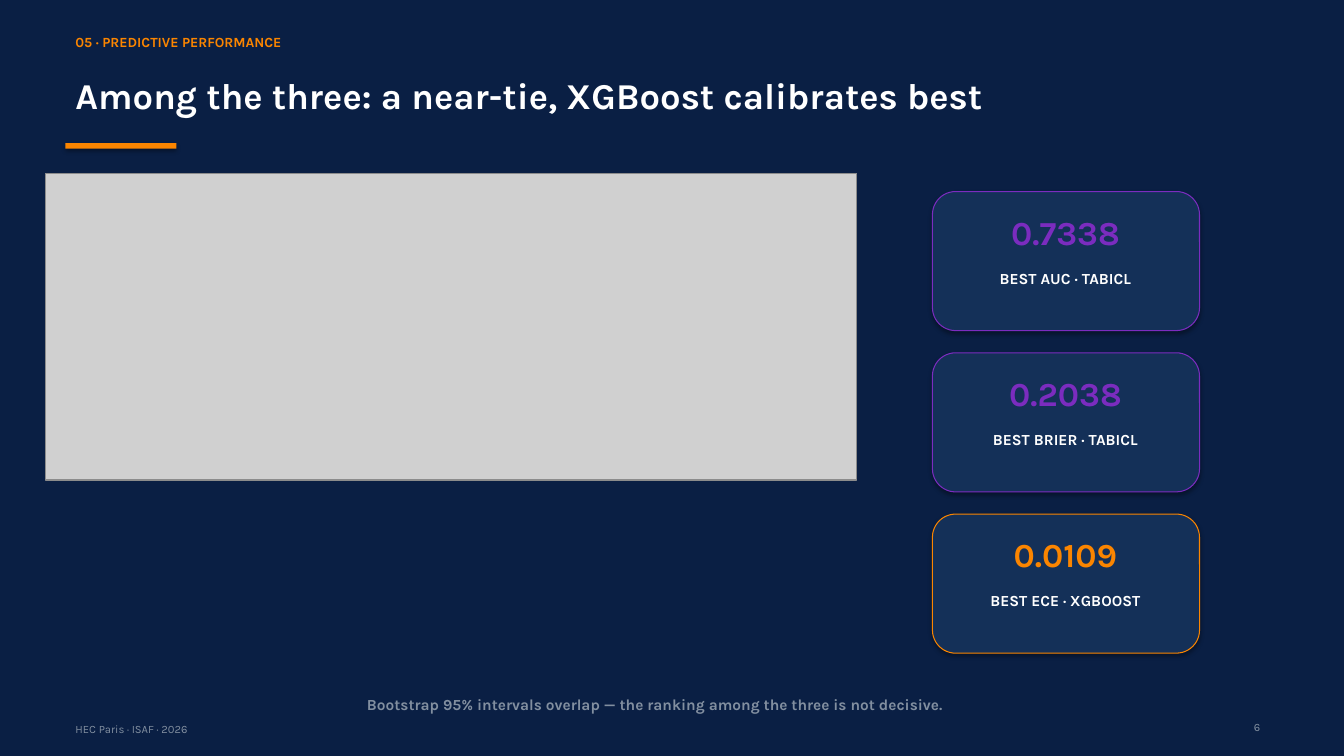
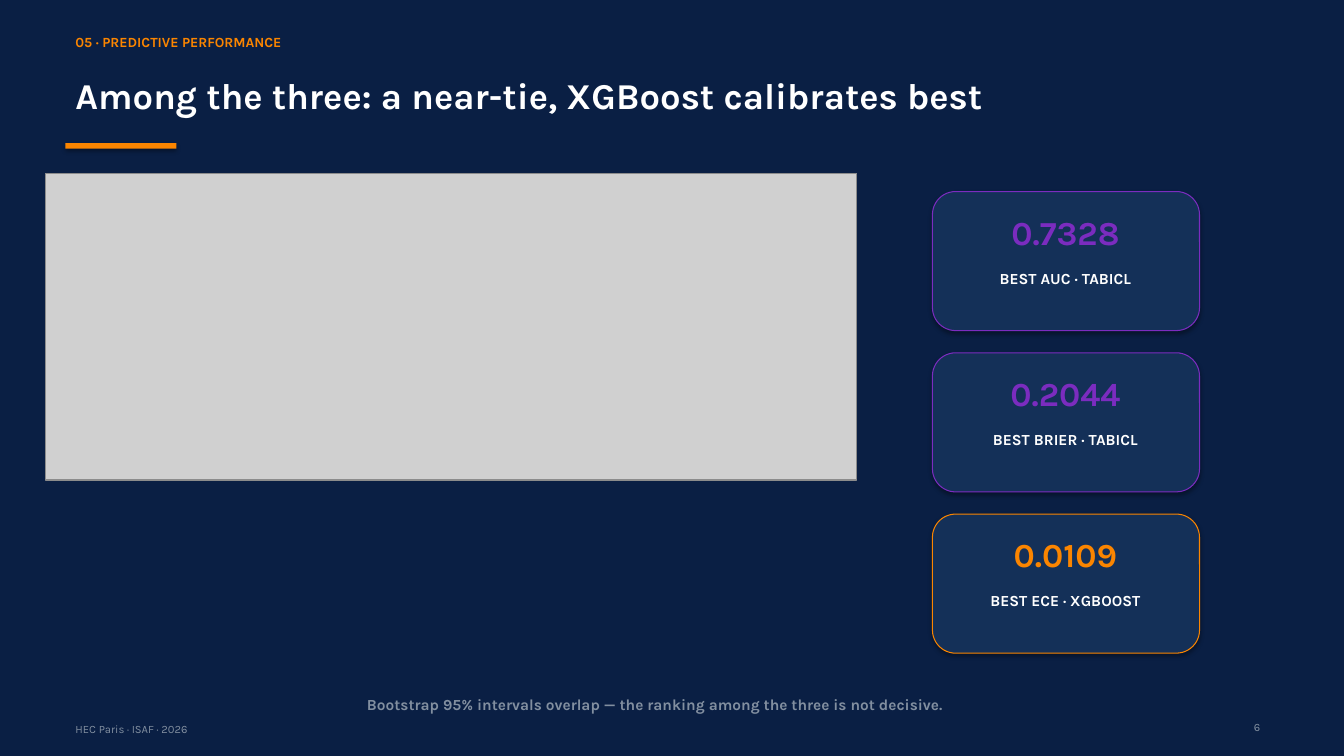
Before and after one commit to RyanBalech/recidivism-forecasting-analysis, a slide deck: slide 6 of reports/ISAF_Recidivism_Presentation.pptx. Drawn at 1344x756 pixels with LibreOffice and Linux fonts; fonts in the diff are those of the drawing; grey boxes stand for pictures. Boxes give left, top, right and bottom in pixels: in the first picture for what was removed or moved away, otherwise in the second. Text is boxed around its words. In the diff, an @@ line names an element or a change of style, - is before the commit and + after.

```diff
--- a/reports/ISAF_Recidivism_Presentation.pptx
+++ b/reports/ISAF_Recidivism_Presentation.pptx
@@ text at [1011,223,1119,246]: text changed @@
-0.7338
+0.7328
@@ text at [1010,384,1120,407]: text changed @@
-0.2038
+0.2044
```
Also in this commit, not shown: 5 other slides changed, 47 other files.
